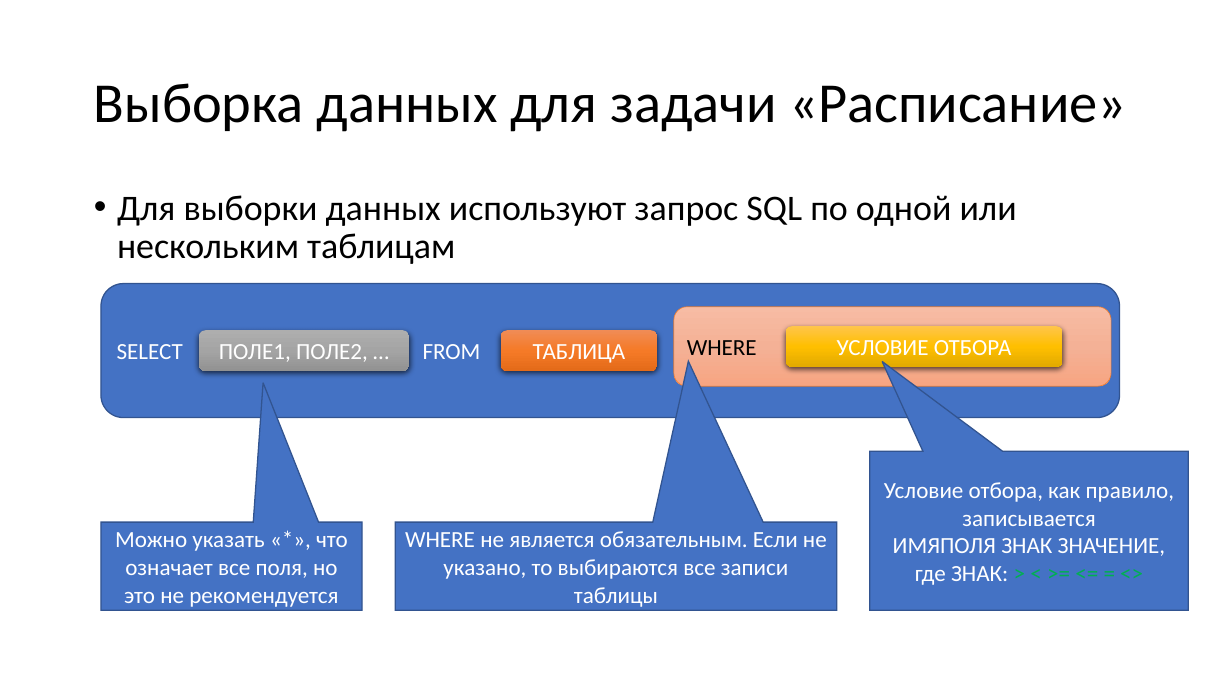
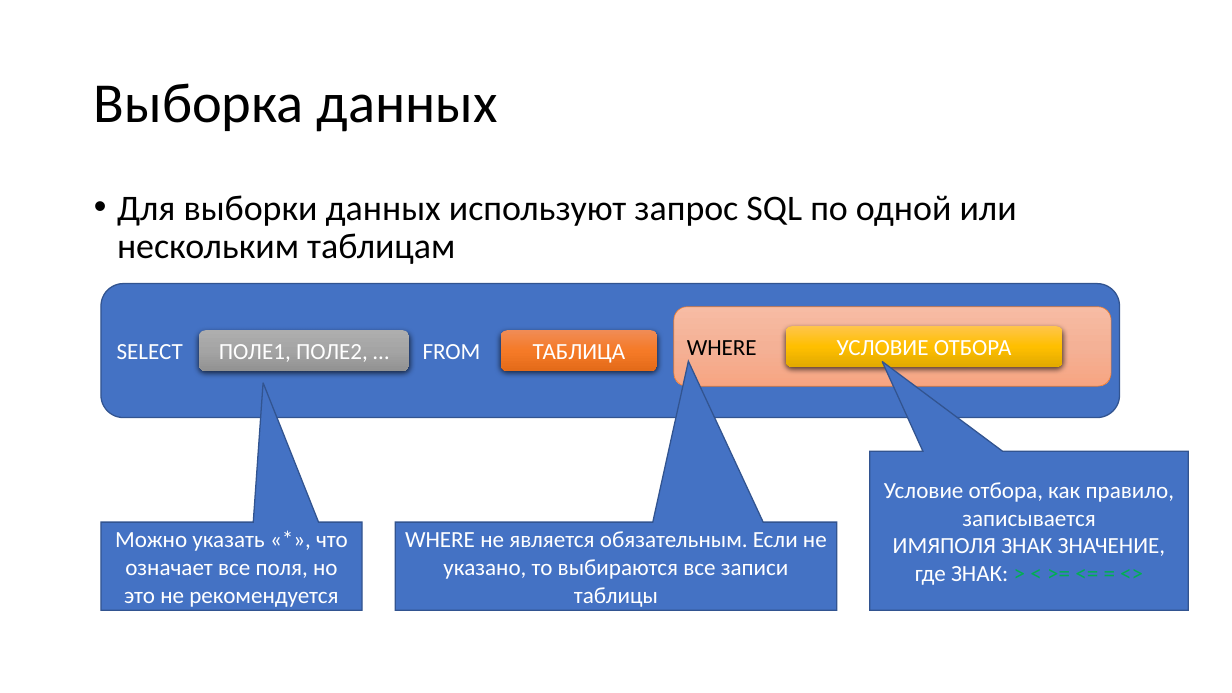
Before and after one commit to paveltsytovich/telegram-course, a slide deck: slide 148 of Presentation/Разработка ботов для телеграмм на Python.pptx. Drawn at 1232x693 pixels with LibreOffice and Linux fonts; fonts in the diff are those of the drawing. Boxes give left, top, right and bottom in pixels: in the first picture for what was removed or moved away, otherwise in the second. Text is boxed around its words. In the diff, an @@ line names an element or a change of style, - is before the commit and + after.

```diff
--- a/Presentation/Разработка ботов для телеграмм на Python.pptx
+++ b/Presentation/Разработка ботов для телеграмм на Python.pptx
@@ title at (94,83,498,132): text changed @@
-Выборка данных для задачи «Расписание»
+Выборка данных
```
Also in this commit, not shown: 3 other slides changed, 7 slides added.
